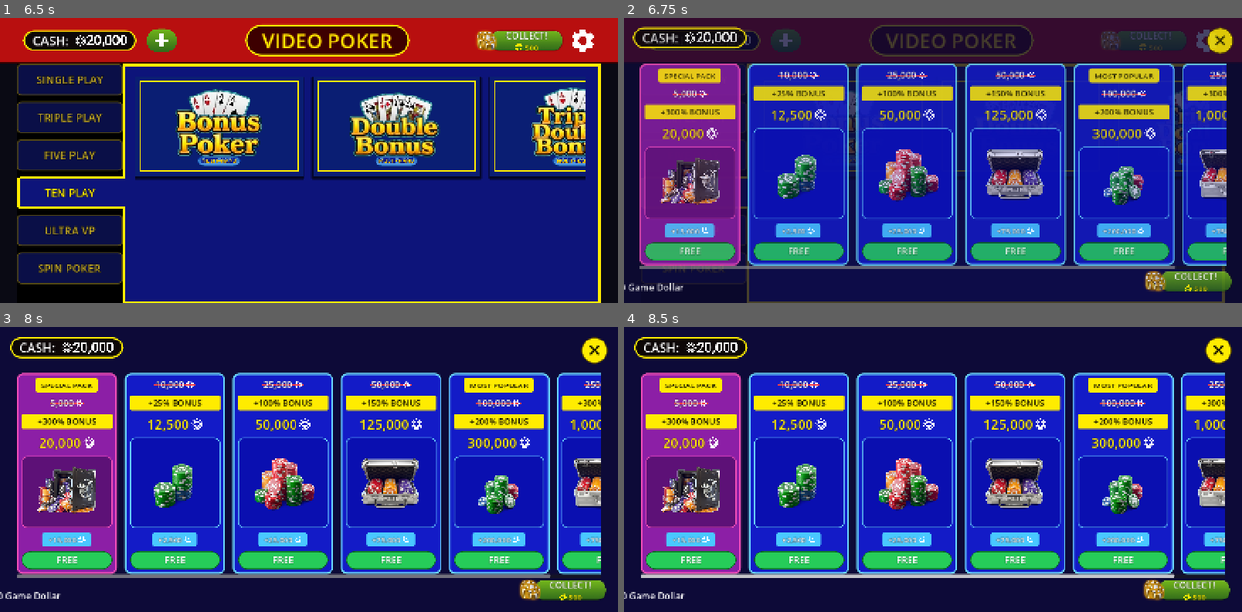
Above: before the commit, frames 1-4 (two rows, left to right).
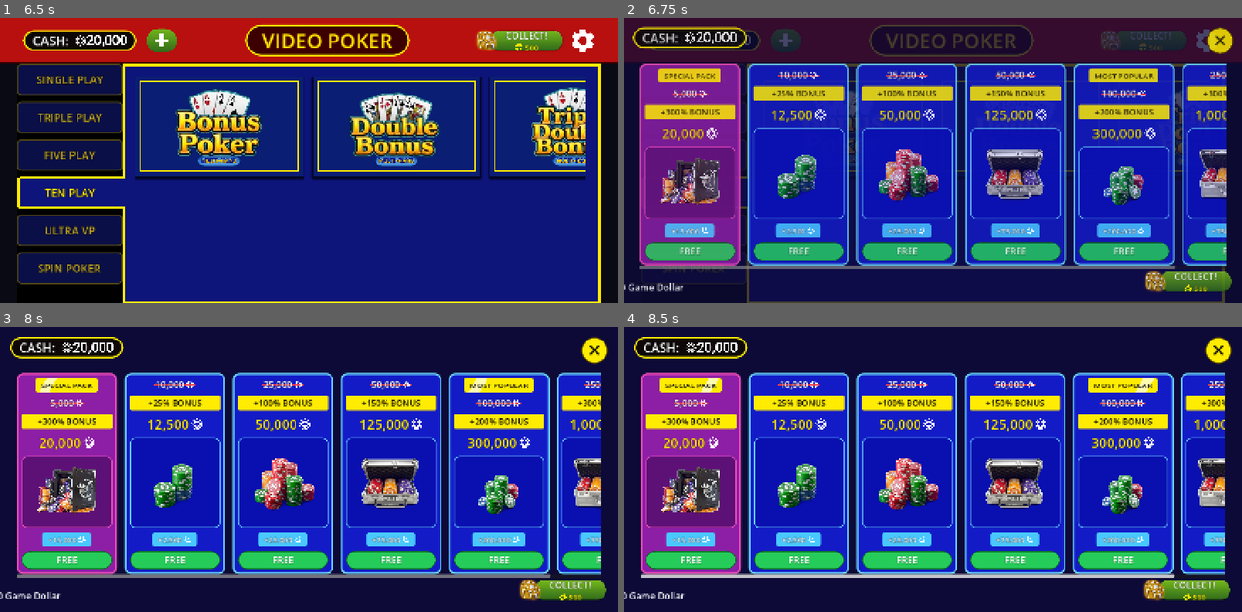
Above: after the commit, the same moments.

Repository: Vadosina-git/video-poker
Game: Godot game, scene res://scenes/main.tscn
The game is run twice, just before and just after one commit, with the same random seed, the same clock (stepped at 60 frames per second) and the same inputs.
Inputs (mouse positions are in pixels of both pictures, inside the frame that each line leads up to):
- Up to frame 1 (6.5 s): click "SINGLE PLAY" at 0.5 s; click "SINGLE PLAY" at 1.25 s; click "TRIPLE PLAY" at 2 s; click "TRIPLE PLAY" at 2.75 s; click "FIVE PLAY" at 3.5 s; click "FIVE PLAY" at 4.25 s; click "TEN PLAY" at 5 s; click "TEN PLAY" at 5.75 s
- Up to frame 2 (6.75 s): click (784, 40) at 6.5 s
- Up to frame 3 (8 s): click "ULTRA VP" at 7.25 s
- Up to frame 4 (8.5 s): click "SPIN POKER" at 8 s

Frame 1 is identical in both runs. In frame 2, 0.1% of the frame differs, in the area x 5-87%, y 17-24%; in frame 3, 0.2%, in the area x 6-79%, y 17-24%; in frame 4, 0.2%.

Commit message:
anim 4.4: badge shine sweep on ribbons

Diff:
--- a/scripts/lobby_manager.gd
+++ b/scripts/lobby_manager.gd
@@ -1799,6 +1799,7 @@
 func _build_top_ribbon(text: String) -> PanelContainer:
 	var pc := PanelContainer.new()
 	pc.size_flags_horizontal = Control.SIZE_SHRINK_CENTER
+	pc.clip_contents = true
 	var st := StyleBoxFlat.new()
 	st.bg_color = Color("FFEC00")
 	st.set_corner_radius_all(6)
@@ -1813,7 +1814,44 @@
 	lab.add_theme_font_size_override("font_size", 18)
 	lab.add_theme_color_override("font_color", Color.BLACK)
 	pc.add_child(lab)
+	# Diagonal shine sweep every ~3 sec
+	_attach_shimmer_sweep(pc, 3.0, Color(1, 1, 1, 0.7))
 	return pc
+
+
+## Overlays a diagonal white shimmer stripe that sweeps across the control
+## from left to right once every `period` seconds. Works on any Control via
+## `draw.connect`. Only shows inside clip_contents.
+func _attach_shimmer_sweep(ctrl: Control, period: float = 3.0, color: Color = Color(1, 1, 1, 0.4)) -> void:
+	# We animate a float "shimmer_t" 0..1, then use it in _draw to paint a
+	# slanted polygon moving across the control's rect.
+	var state := {"t": -0.2}
+	var tick := func() -> void:
+		var tw := ctrl.create_tween()
+		tw.set_loops()
+		tw.tween_method(func(val: float) -> void:
+			state["t"] = val
+			ctrl.queue_redraw()
+		, -0.3, 1.3, period).set_ease(Tween.EASE_IN_OUT).set_trans(Tween.TRANS_SINE)
+		tw.tween_interval(period * 0.4)
+	tick.call()
+	ctrl.draw.connect(func() -> void:
+		var t: float = state["t"]
+		if t < 0.0 or t > 1.0:
+			return
+		var w: float = ctrl.size.x
+		var h: float = ctrl.size.y
+		var cx: float = lerp(-w * 0.4, w * 1.1, t)
+		var half: float = w * 0.08
+		var skew: float = h * 0.6
+		var poly: PackedVector2Array = PackedVector2Array([
+			Vector2(cx - half, -2),
+			Vector2(cx + half, -2),
+			Vector2(cx + half - skew, h + 2),
+			Vector2(cx - half - skew, h + 2),
+		])
+		ctrl.draw_colored_polygon(poly, color)
+	)
 
 
 func _build_extra_ribbon(bonus_chips: int, bg: Color) -> PanelContainer:
